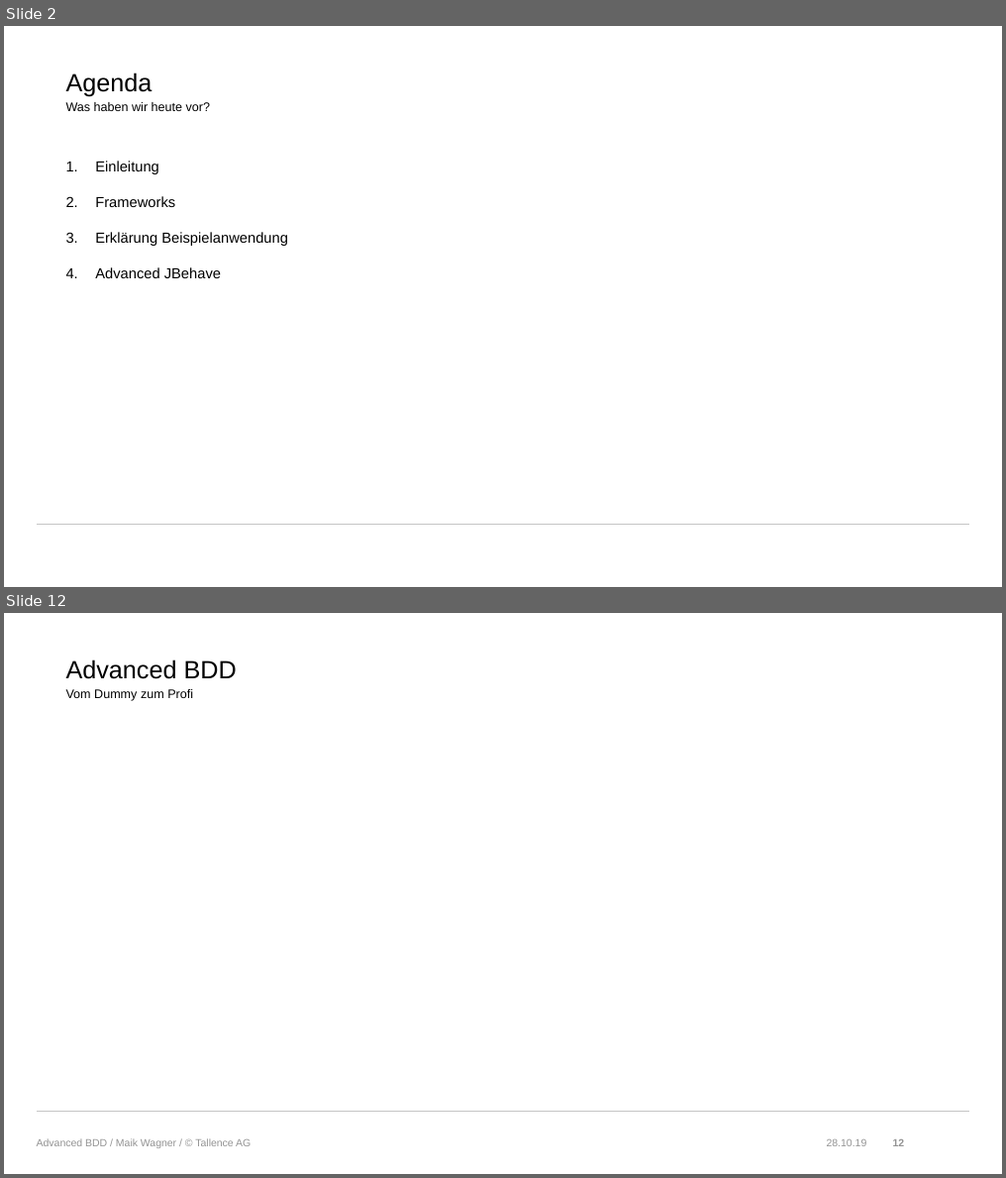
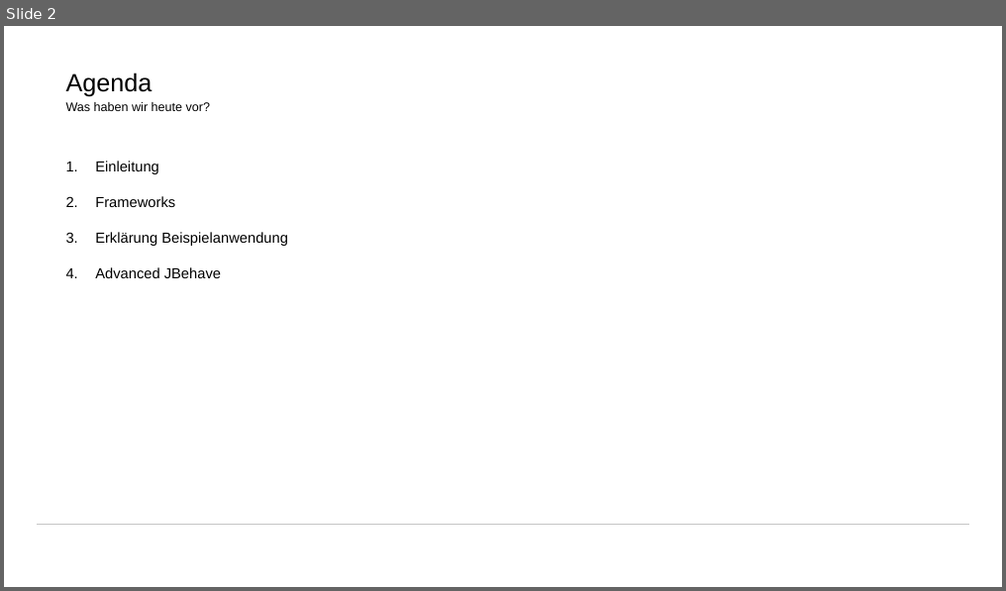
Before and after one commit to wolffj1995/AdvancedBDD, a slide deck: AdvancedBdd.pptx. Shown one above the other, each under a label of ours: slides 2 and 12 before the commit, slide 2 after it; the slides between them are not shown. The pictures are 1006x1178 and 1006x591 pixels, drawn with LibreOffice and Linux fonts; fonts in the diff are those of the drawing; background and template pictures are left out. Boxes give left, top, right and bottom in pixels: in the first picture for what was removed or moved away, otherwise in the second. Text is boxed around its words. In the diff, an @@ line names an element or a change of style, - is before the commit and + after.

```diff
--- a/AdvancedBdd.pptx
+++ b/AdvancedBdd.pptx
@@ slide 12 removed at <box>4,613,1002,1174</box>, background #FFFFFF; not listed: 1 template element that a slide beside it also shows @@
@@ title removed at <box>66,660,237,679</box> @@
-Advanced BDD
@@ text removed at <box>66,689,193,701</box> @@
-Vom Dummy zum Profi
@@ text removed at <box>37,1139,251,1149</box> @@
-Advanced BDD / Maik Wagner / © Tallence AG
@@ text removed at <box>827,1140,867,1147</box> @@
-28.10.19
@@ page number removed at <box>893,1140,905,1147</box> @@
-12
```
Also in this commit, not shown: 10 slides changed, 1 other slide removed, 6 other files.
